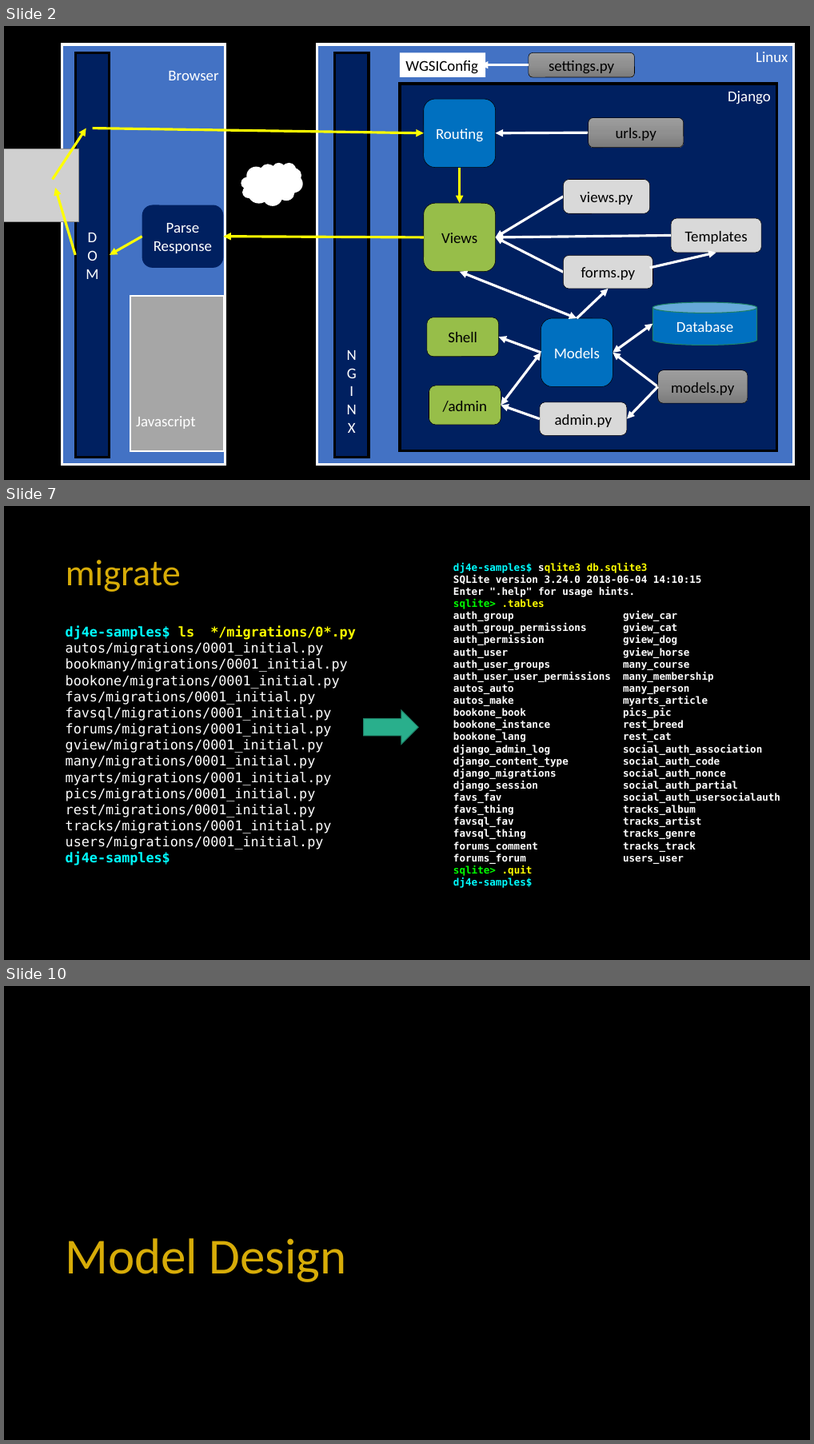
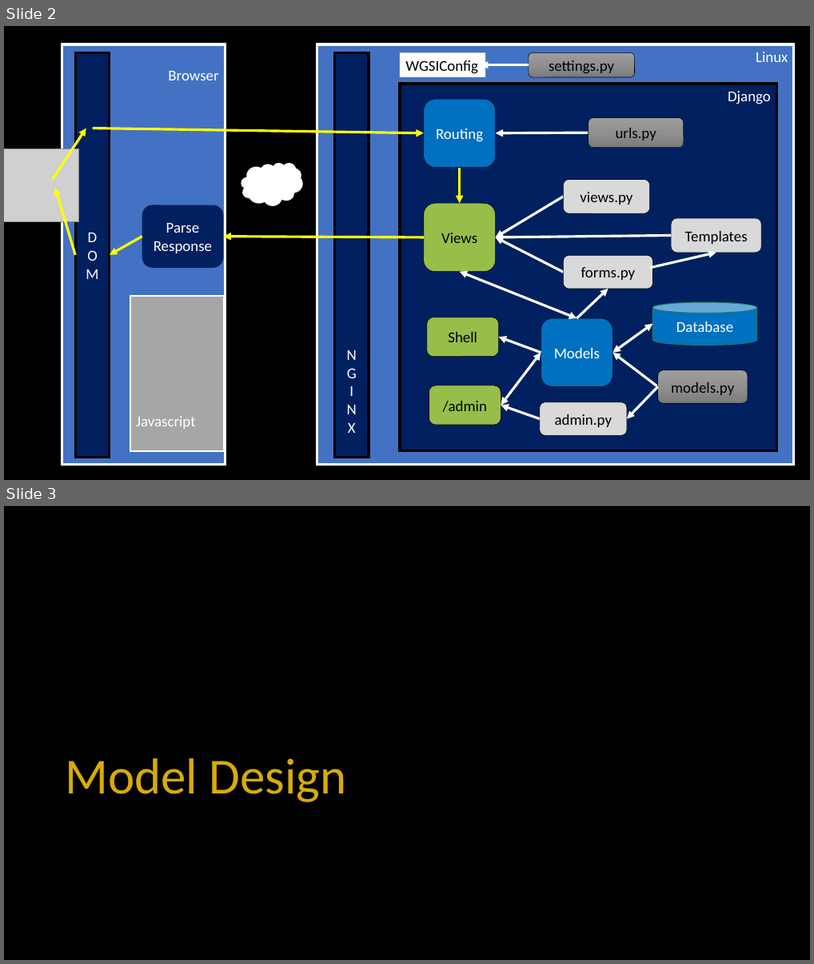
Before and after one commit to csev/dj4e, a slide deck: lectures/DJ-03-One-To-Many.pptx. Shown one above the other, each under a label of ours: slides 2, 7 and 10 before the commit, slides 2 and 3 after it; the slides between them are not shown. The pictures are 814x1444 and 814x964 pixels, drawn with LibreOffice and Linux fonts; fonts in the diff are those of the drawing; grey boxes stand for pictures. Boxes give left, top, right and bottom in pixels: in the first picture for what was removed or moved away, otherwise in the second. Text is boxed around its words. In the diff, an @@ line names an element or a change of style, - is before the commit and + after.

```diff
--- a/lectures/DJ-03-One-To-Many.pptx
+++ b/lectures/DJ-03-One-To-Many.pptx
@@ slide 7 removed at [4,506,810,960], background #000000 @@
@@ title removed at [66,560,181,592] @@
-migrate
@@ text removed at [454,563,781,888] @@
-dj4e-samples$ sqlite3 db.sqlite3
-SQLite version 3.24.0 2018-06-04 14:10:15
-Enter ".help" for usage hints.
-sqlite> .tables
-auth_group gview_car
-auth_group_permissions gview_cat
-auth_permission gview_dog
-auth_user gview_horse
-auth_user_groups many_course
-auth_user_user_permissions many_membership
-autos_auto many_person
-autos_make myarts_article
-bookone_book pics_pic
-bookone_instance rest_breed
-bookone_lang rest_cat
-django_admin_log social_auth_association
-django_content_type social_auth_code
-django_migrations social_auth_nonce
-django_session social_auth_partial
-favs_fav social_auth_usersocialauth
-favs_thing tracks_album
-favsql_fav tracks_artist
-favsql_thing tracks_genre
-forums_comment tracks_track
-forums_forum users_user
-sqlite> .quit
-dj4e-samples$
@@ text removed at [66,626,356,865] @@
-dj4e-samples$ ls */migrations/0*.py
-autos/migrations/0001_initial.py
-bookmany/migrations/0001_initial.py
-bookone/migrations/0001_initial.py
-favs/migrations/0001_initial.py
-favsql/migrations/0001_initial.py
-forums/migrations/0001_initial.py
-gview/migrations/0001_initial.py
-many/migrations/0001_initial.py
-myarts/migrations/0001_initial.py
-pics/migrations/0001_initial.py
-rest/migrations/0001_initial.py
-tracks/migrations/0001_initial.py
-users/migrations/0001_initial.py
-dj4e-samples$
@@ right arrow removed at [364,710,419,744] @@
@@ what was slide 10 is now slide 3 @@
```
Also in this commit, not shown: 6 other slides removed, 1 other file.
